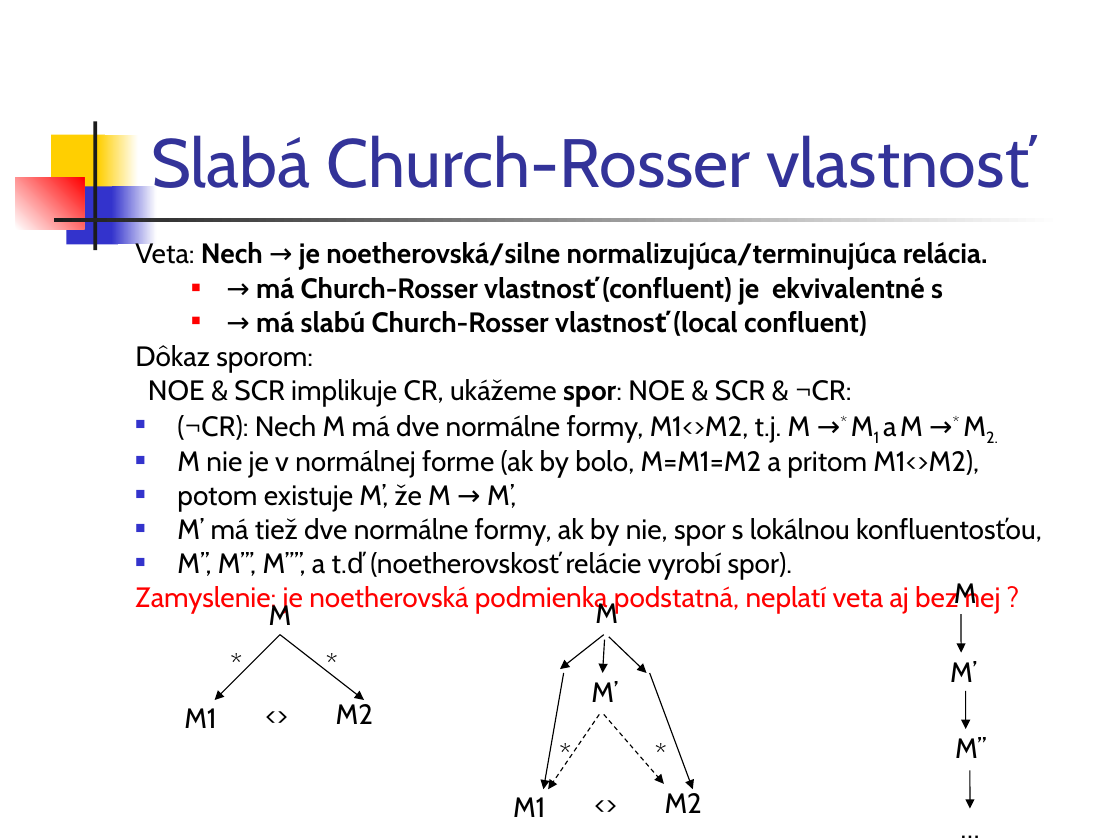
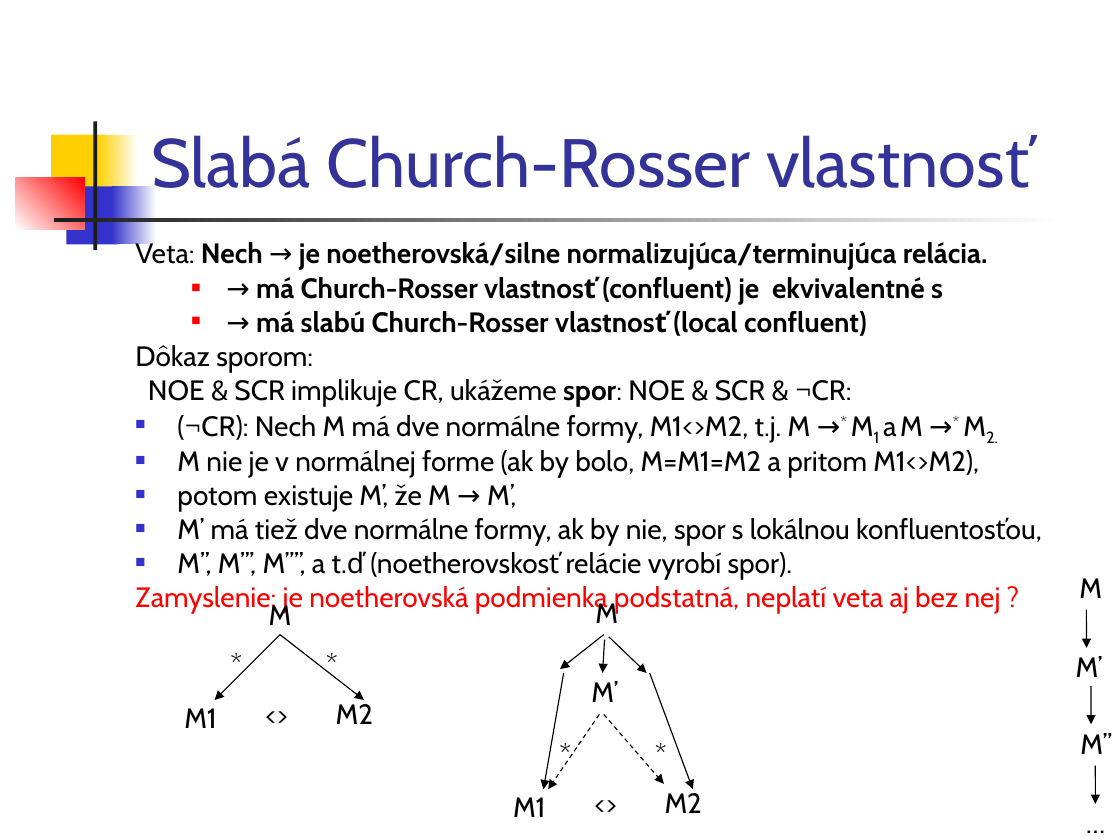
Before and after one commit to Funkcionalne/Prednasky, a slide deck: slide 26 of 07/07_dB_fpro.ppt. Drawn at 1120x840 pixels with LibreOffice and Linux fonts; fonts in the diff are those of the drawing. Boxes give left, top, right and bottom in pixels: in the first picture for what was removed or moved away, otherwise in the second. Text is boxed around its words. In the diff, an @@ line names an element or a change of style, - is before the commit and + after.

```diff
--- a/07/07_dB_fpro.ppt
+++ b/07/07_dB_fpro.ppt
@@ 4 texts, 3 arrows: place and size @@
-4 texts, 3 arrows at <box>950,583,995,840</box>
+4 texts, 3 arrows at <box>1075,578,1120,840</box>
```
Also in this commit, not shown: 5 other slides changed, 5 other files.
